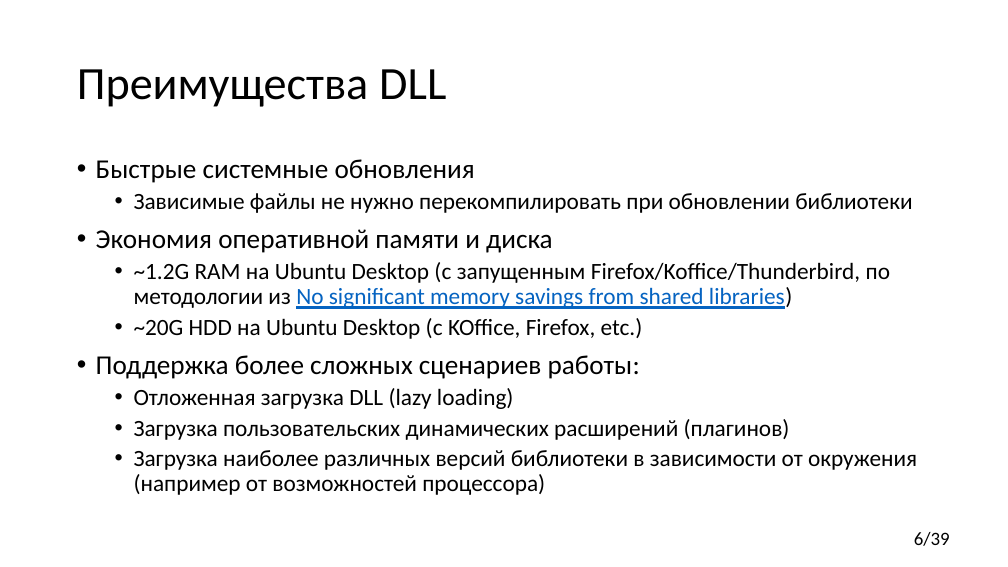
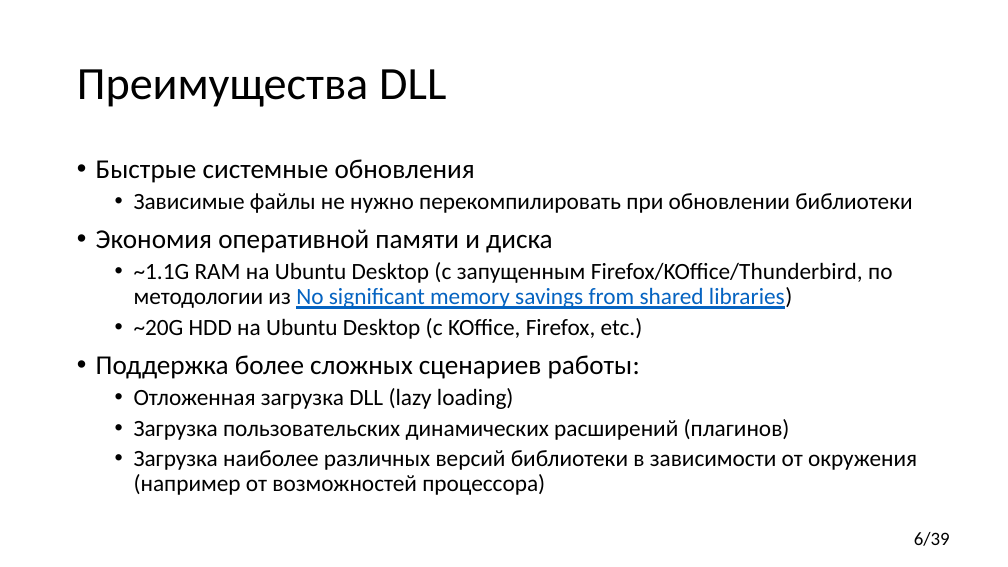
Before and after one commit to yugr/CppRussia, a slide deck: slide 6 of 2024/RU.pptx. Drawn at 1008x567 pixels with LibreOffice and Linux fonts; fonts in the diff are those of the drawing. Boxes give left, top, right and bottom in pixels: in the first picture for what was removed or moved away, otherwise in the second. Text is boxed around its words. In the diff, an @@ line names an element or a change of style, - is before the commit and + after.

```diff
--- a/2024/RU.pptx
+++ b/2024/RU.pptx
@@ text at bbox=[134, 262, 892, 309]: text changed @@
-  • ~1.2G RAM на Ubuntu Desktop (с запущенным Firefox/Koffice/Thunderbird, по методологии из No significant memory savings from shared libraries)
+  • ~1.1G RAM на Ubuntu Desktop (с запущенным Firefox/KOffice/Thunderbird, по методологии из No significant memory savings from shared libraries)
```
Also in this commit, not shown: 6 other slides changed, 6 slides added, 1 other file.
